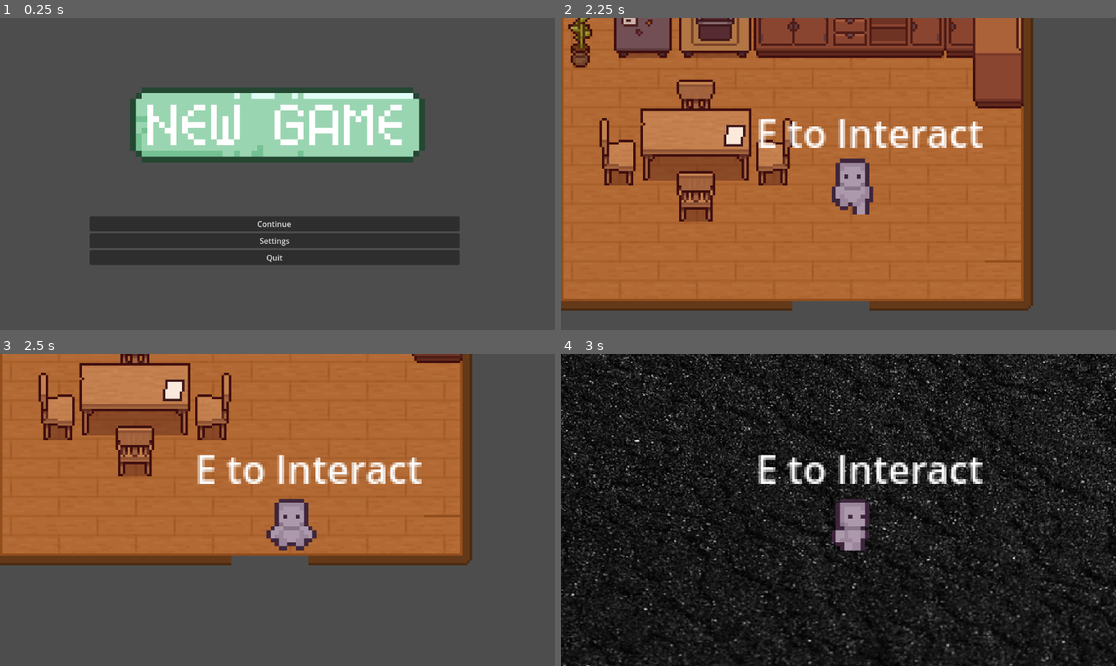
Above: before the commit, frames 1-4 (two rows, left to right).
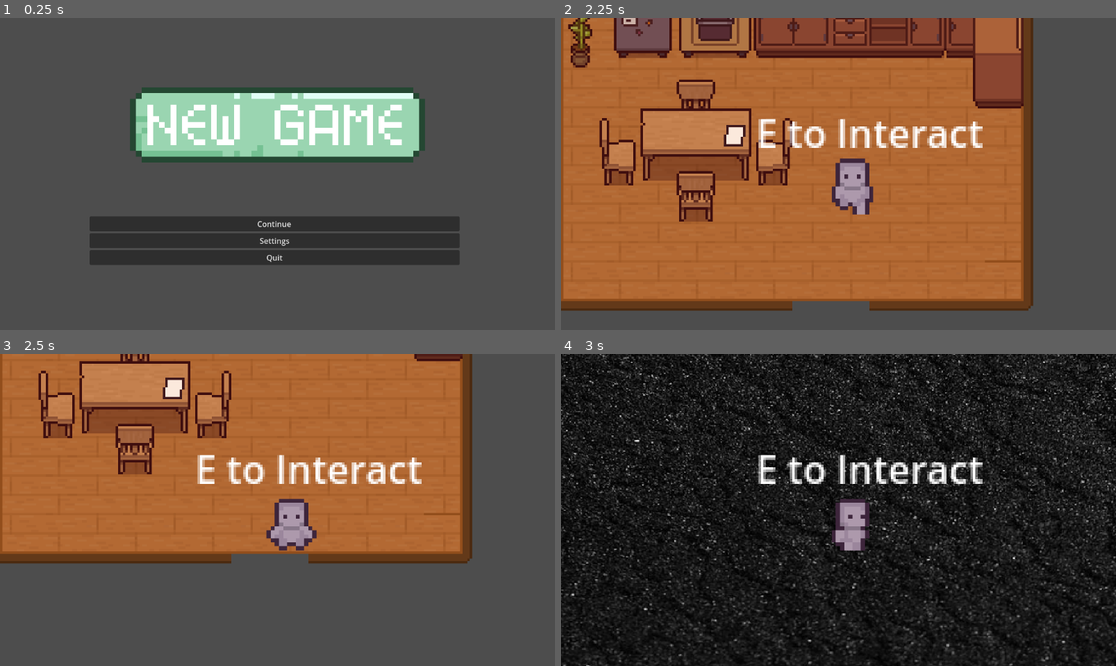
Above: after the commit, the same moments.

Repository: dddddakari/purgency
Game: Godot game, scene res://menus/start_screen.tscn
Same seed, same stepped clock (60 frames per second), same inputs: the game is played once before the commit and once after it.
Inputs (mouse positions are in pixels of both pictures, inside the frame that each line leads up to):
- Up to frame 1 (0.25 s): no input
- Up to frame 2 (2.25 s): click (832, 120) at 0.5 s; hold Right (ui_right) 1.28-2.03 s; hold E (interact) 1.28-2.03 s; hold Down (ui_down) from 2.03 s (still down); tap E (interact) at 2.1 s
- Up to frame 3 (2.5 s): keep holding Down (ui_down)
- Up to frame 4 (3 s): tap Enter at 2.75 s; release Down (ui_down) at 2.78 s; hold Right (ui_right) from 2.78 s (still down); hold E (interact) from 2.78 s (still down)

Frames 1-2 are identical in both runs. In frame 3, 3.4% of the frame differs, in the area x 0-86%, y 0-68%; in frame 4, nothing differs.

Commit message:
COLLISION SLIDE OVER

Diff:
--- a/purgency-/background/kitchen/kitchen01.tscn
+++ b/purgency-/background/kitchen/kitchen01.tscn
@@ -1686,7 +1686,7 @@
 size = Vector2(15, 10)
 
 [sub_resource type="SegmentShape2D" id="SegmentShape2D_nt3qv"]
-b = Vector2(145, -1)
+b = Vector2(128, 0)
 
 [sub_resource type="SegmentShape2D" id="SegmentShape2D_aw786"]
 a = Vector2(-23, 0)
